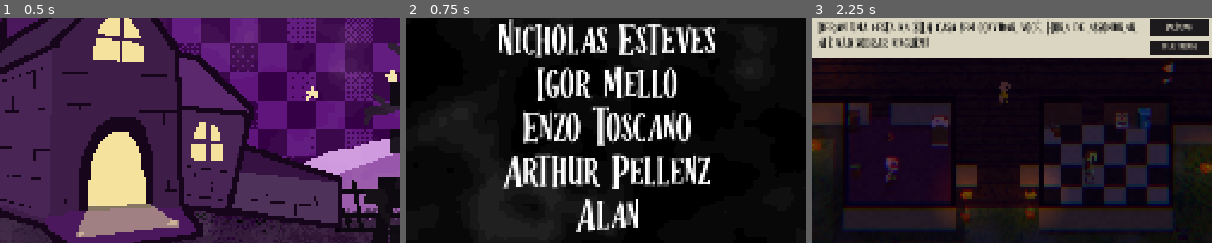
Above: before the commit, frames 1-3 (left to right).
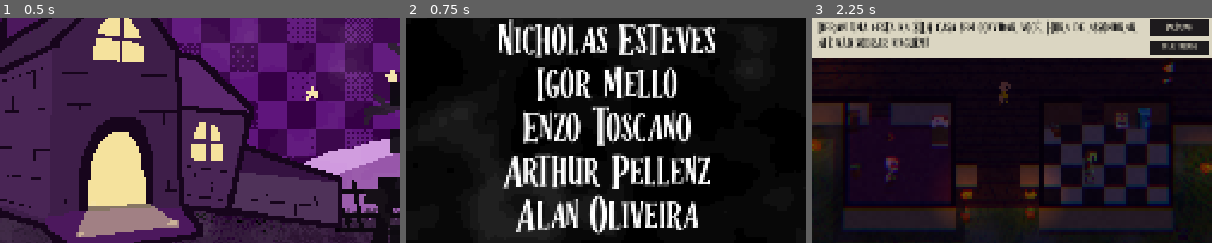
Above: after the commit, the same moments.

Repository: igordemello/gamejamplus2026
Game: Godot game, scene res://scene/menu.tscn
Two runs of this game, one before a commit and one after it. Both use one fixed random seed, a clock stepped at 60 frames per second and the inputs below.
Inputs:
- Up to frame 1 (0.5 s): no input
- Up to frame 2 (0.75 s): click "Créditos" at 0.5 s
- Up to frame 3 (2.25 s): click "Voltar ao menu" at 1.25 s; click "Jogar" at 2 s
The pictures show only the part of the screen within x 25-75%, y 38-88%; the shares and areas given below are measured in that part.

Frame 1 is identical in both runs. In frame 2, 3.7% of the frame differs, in the area x 27-73%, y 78-97%; in frame 3, nothing differs.

Commit message:
Corrige crédito de Alan Oliveira

Diff:
--- a/scene/credito.tscn
+++ b/scene/credito.tscn
@@ -99,7 +99,7 @@
 Igor Mello
 Enzo Toscano
 Arthur Pellenz
-Alan"
+Alan Oliveira"
 label_settings = SubResource("LabelSettings_g4v7s")
 horizontal_alignment = 1
 
